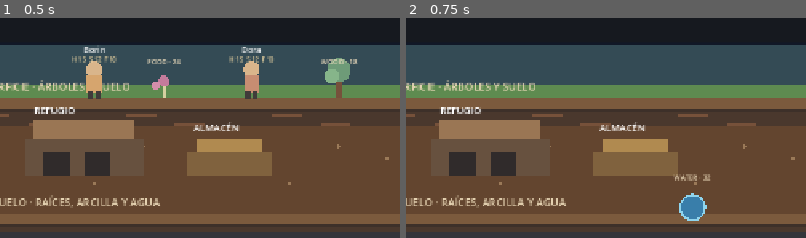
Above: before the commit, frames 1-2 (left to right).
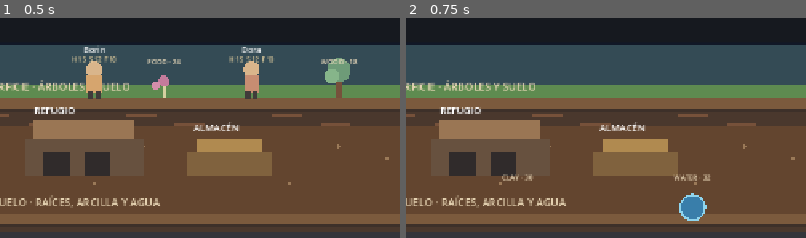
Above: after the commit, the same moments.

Repository: black-cuba/Dwarf-Land
Game: Godot game, scene res://scenes/main.tscn
The game is run twice, just before and just after one commit, with the same random seed, the same clock (stepped at 60 frames per second) and the same inputs.
Inputs:
- Up to frame 1 (0.5 s): no input
- Up to frame 2 (0.75 s): click "Cambiar nivel" at 0.5 s
The pictures show only the part of the screen within x 9-59%, y 10-60%; the shares and areas given below are measured in that part.

Frame 1 is identical in both runs. In frame 2, 0.1% of the frame differs, in the area x 24-32%, y 70-75%.

Commit message:
Add shallow clay and deep coal deposits

Diff:
--- a/scripts/systems/colony_simulation.gd
+++ b/scripts/systems/colony_simulation.gd
@@ -31,8 +31,10 @@
 		&"food": ColonyResourceNode.new(&"surface_crops", &"food", 0, Vector2i(11, 0), 24, 48, 6, 4.0, 6),
 		&"wood": ColonyResourceNode.new(&"surface_forest", &"wood", 0, Vector2i(21, 0), 18, 36, 3, 5.0, 6),
 		&"water": ColonyResourceNode.new(&"shallow_aquifer", &"water", 1, Vector2i(18, 1), 32, 64, 8, 3.0, 8),
+		&"clay": ColonyResourceNode.new(&"clay_deposit", &"clay", 1, Vector2i(8, 1), 30, 50, 0, 4.0, 5),
 		&"stone": ColonyResourceNode.new(&"deep_bedrock", &"stone", 2, Vector2i(13, 2), 60, 100, 0, 5.0, 5),
-		&"ore": ColonyResourceNode.new(&"deep_ore_vein", &"ore", 2, Vector2i(27, 2), 24, 40, 0, 6.0, 3)
+		&"ore": ColonyResourceNode.new(&"deep_ore_vein", &"ore", 2, Vector2i(27, 2), 24, 40, 0, 6.0, 3),
+		&"coal": ColonyResourceNode.new(&"deep_coal_seam", &"coal", 2, Vector2i(33, 2), 30, 50, 0, 5.0, 4)
 	}
 	var borin := DwarfColonist.new(&"dwarf_001", "Borin", "Recolector")
 	borin.current_position = Vector2i(7, 0)
